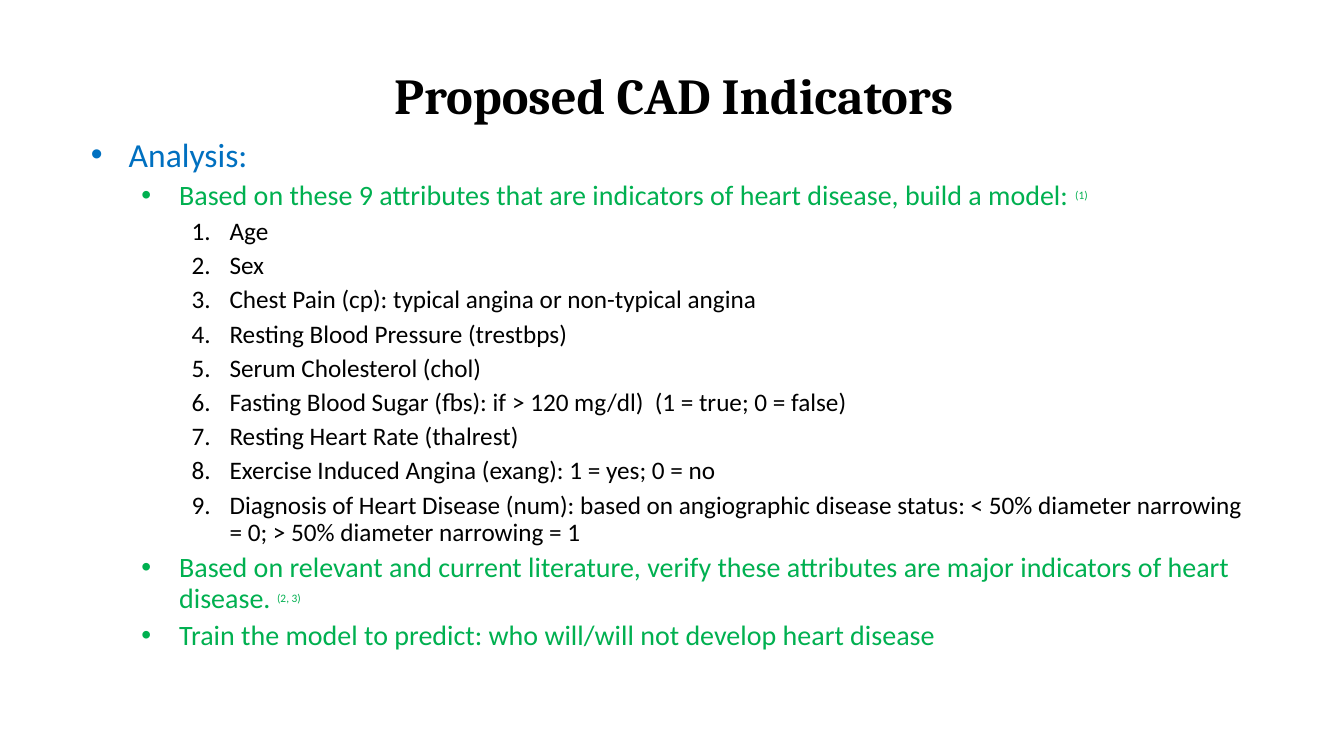
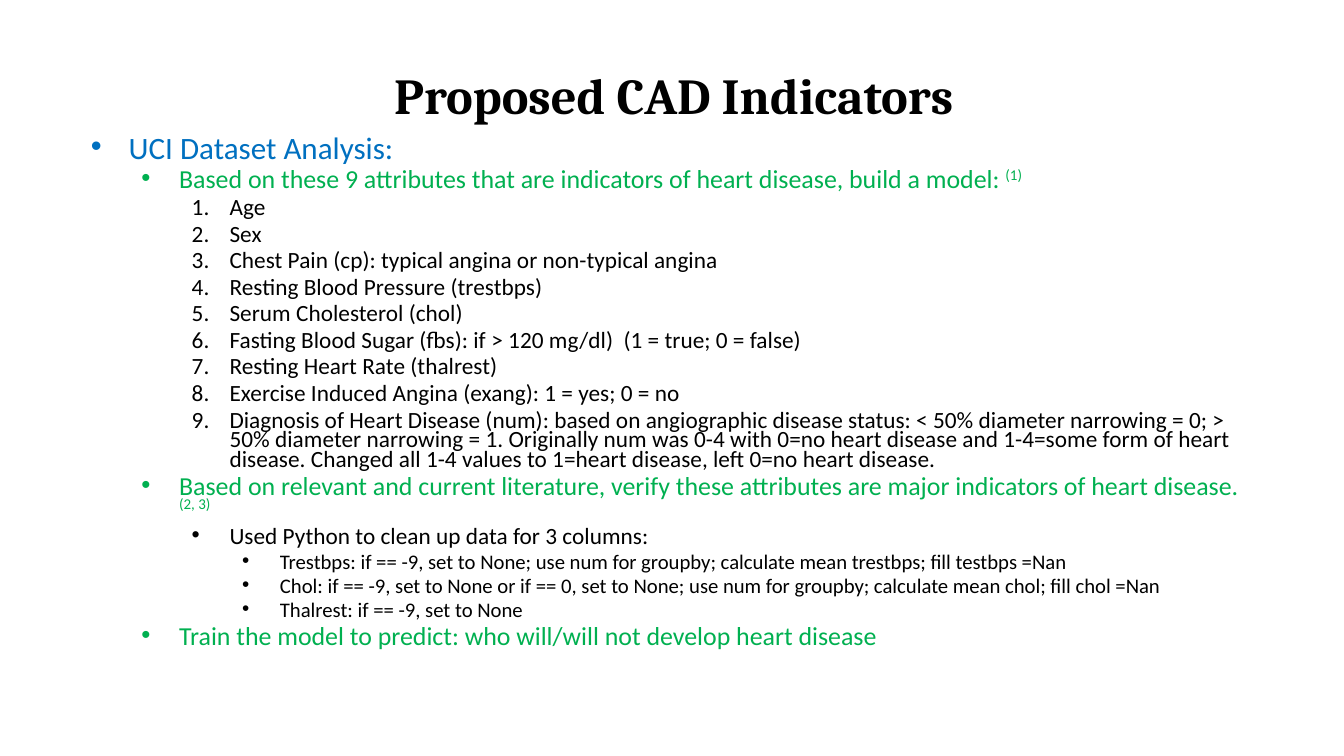
Before and after one commit to Ophelia82/Heart-Disease-Predictive-Model, a slide deck: slide 4 of Heart Disease Presentation.pptx (slide 3 before the commit). Drawn at 1344x756 pixels with LibreOffice and Linux fonts; fonts in the diff are those of the drawing. Boxes give left, top, right and bottom in pixels: in the first picture for what was removed or moved away, otherwise in the second. Text is boxed around its words. In the diff, an @@ line names an element or a change of style, - is before the commit and + after.

```diff
--- a/Heart Disease Presentation.pptx
+++ b/Heart Disease Presentation.pptx
@@ subtitle at bbox=[129, 137, 394, 164]: text changed; size 24 to 22.2 pt @@
-• Analysis:
+• UCI Dataset Analysis:
@@ subtitle at bbox=[179, 169, 1022, 650]: size 20 to 18.5 pt in "Based on these 9 attributes that are ...", "Based on relevant and current literature, verify ...", "Train the model to predict: who will/will ..."; size 14 to 18.5 pt in "(1)", "(2, 3)"; size 18 to 16.6 pt in "Age", "Sex", "Chest Pain (cp): typical angina or non-typical ...", "Resting Blood Pressure (trestbps)" and 4 more places; line spacing 0.9 to 0.7 @@
@@ subtitle at bbox=[230, 411, 1229, 471]: text changed; size 18 to 16.6 pt @@
-    9. Diagnosis of Heart Disease (num): based on angiographic disease status: < 50% diameter narrowing = 0; > 50% diameter narrowing = 1
+    9. Diagnosis of Heart Disease (num): based on angiographic disease status: < 50% diameter narrowing = 0; > 50% diameter narrowing = 1. Originally num was 0-4 with 0=no heart disease and 1-4=some form of heart disease. Changed all 1-4 values to 1=heart disease, left 0=no heart disease.
@@ subtitle at bbox=[230, 528, 1159, 620]: paragraphs added @@
+    • Used Python to clean up data for 3 columns:
+      • Trestbps: if == -9, set to None; use num for groupby; calculate mean trestbps; fill testbps =Nan
+      • Chol: if == -9, set to None or if == 0, set to None; use num for groupby; calculate mean chol; fill chol =Nan
+      • Thalrest: if == -9, set to None
```
Also in this commit, not shown: 13 other slides changed, 6 slides added, 1 slide removed.
